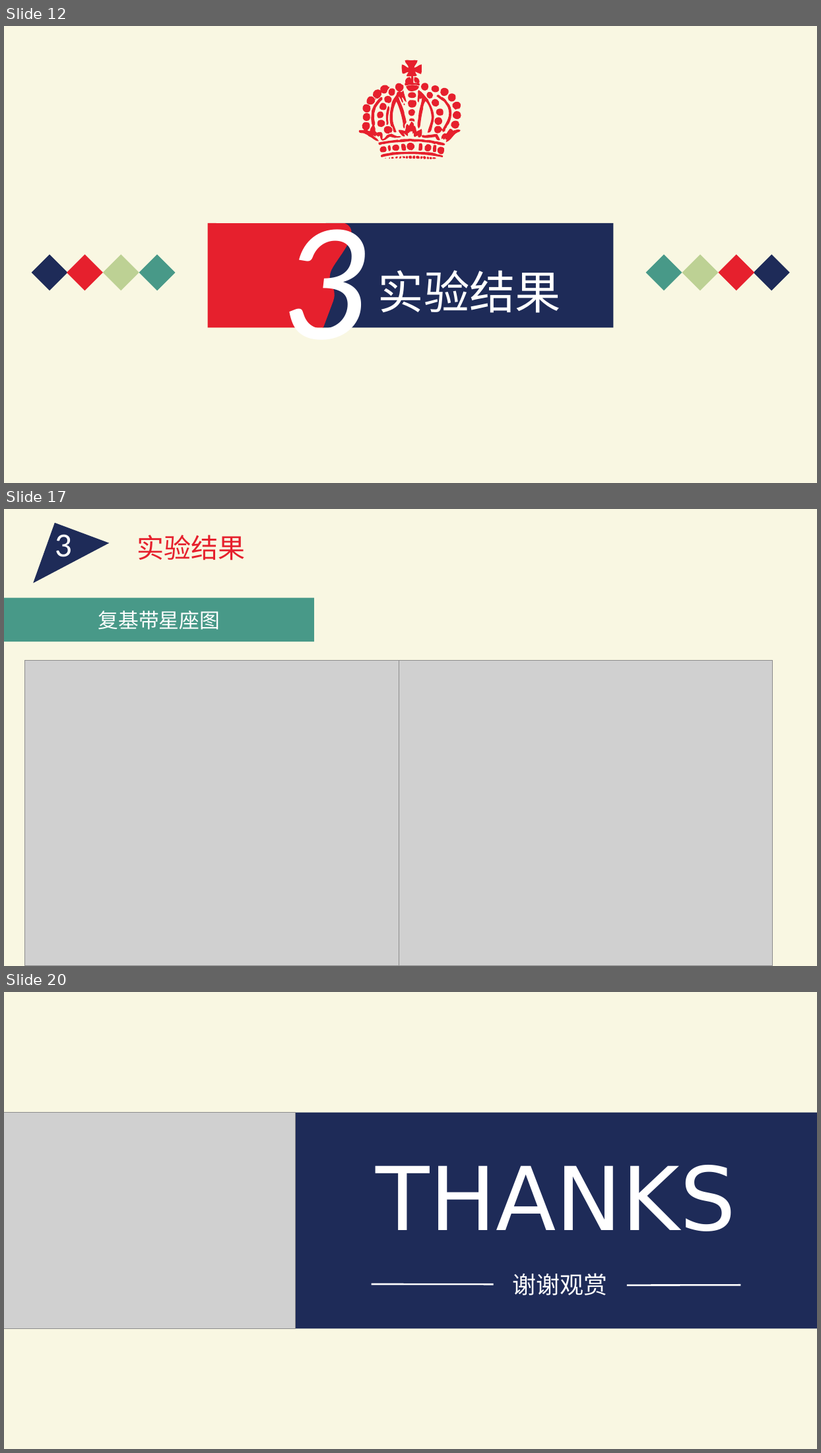
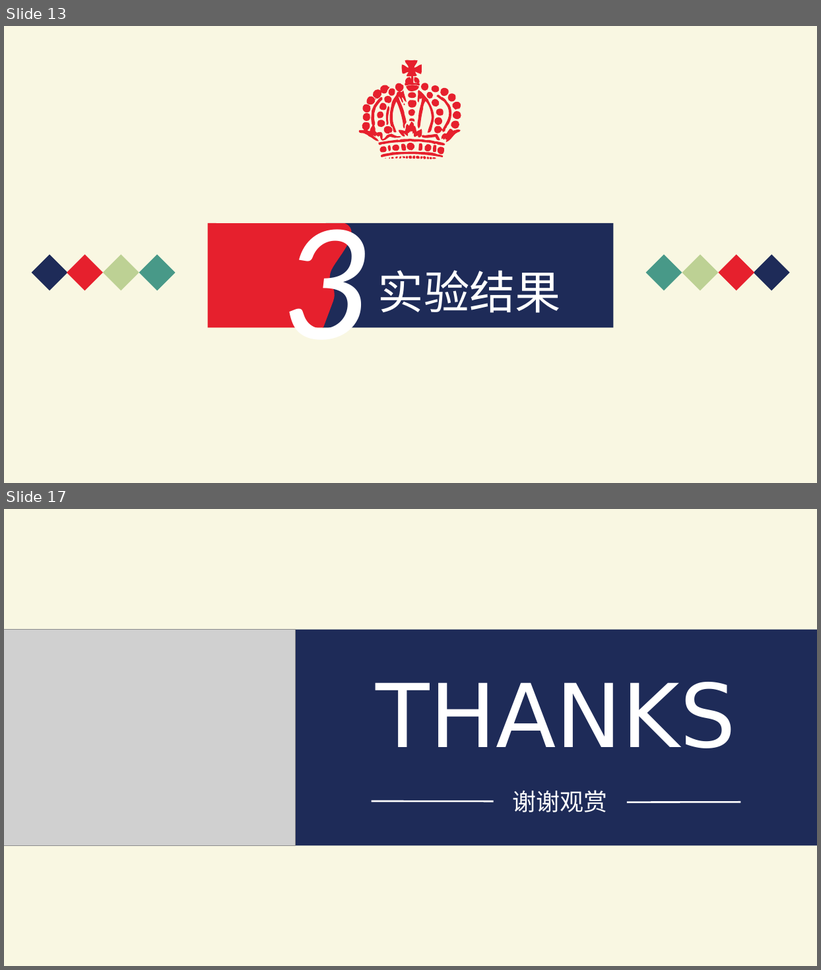
Before and after one commit to IntroductionOfCoding2015/encryption, a slide deck: PPT.pptx. Shown one above the other, each under a label of ours: slides 12, 17 and 20 before the commit, slides 13 and 17 after it; the slides between them are not shown. The pictures are 821x1453 and 821x970 pixels, drawn with LibreOffice and Linux fonts; fonts in the diff are those of the drawing; grey boxes stand for pictures. Boxes give left, top, right and bottom in pixels: in the first picture for what was removed or moved away, otherwise in the second. Text is boxed around its words. In the diff, an @@ line names an element or a change of style, - is before the commit and + after.

```diff
--- a/PPT.pptx
+++ b/PPT.pptx
@@ slide 17 removed at (x1=4, y1=509, x2=817, y2=966), background #F9F7E2 @@
@@ freeform shape removed at (x1=25, y1=516, x2=109, y2=606) @@
@@ text removed at (x1=55, y1=528, x2=72, y2=564) @@
-3
@@ text removed at (x1=137, y1=535, x2=246, y2=560) @@
-实验结果
@@ rectangle removed at (x1=4, y1=598, x2=314, y2=642) @@
-复基带星座图
@@ picture removed at (x1=24, y1=660, x2=399, y2=966) @@
@@ picture removed at (x1=399, y1=660, x2=773, y2=966) @@
@@ what was slide 12 is now slide 13 @@
@@ what was slide 20 is now slide 17 @@
```
Also in this commit, not shown: 9 slides changed, 2 slides added, 4 other slides removed, 1 other file.
